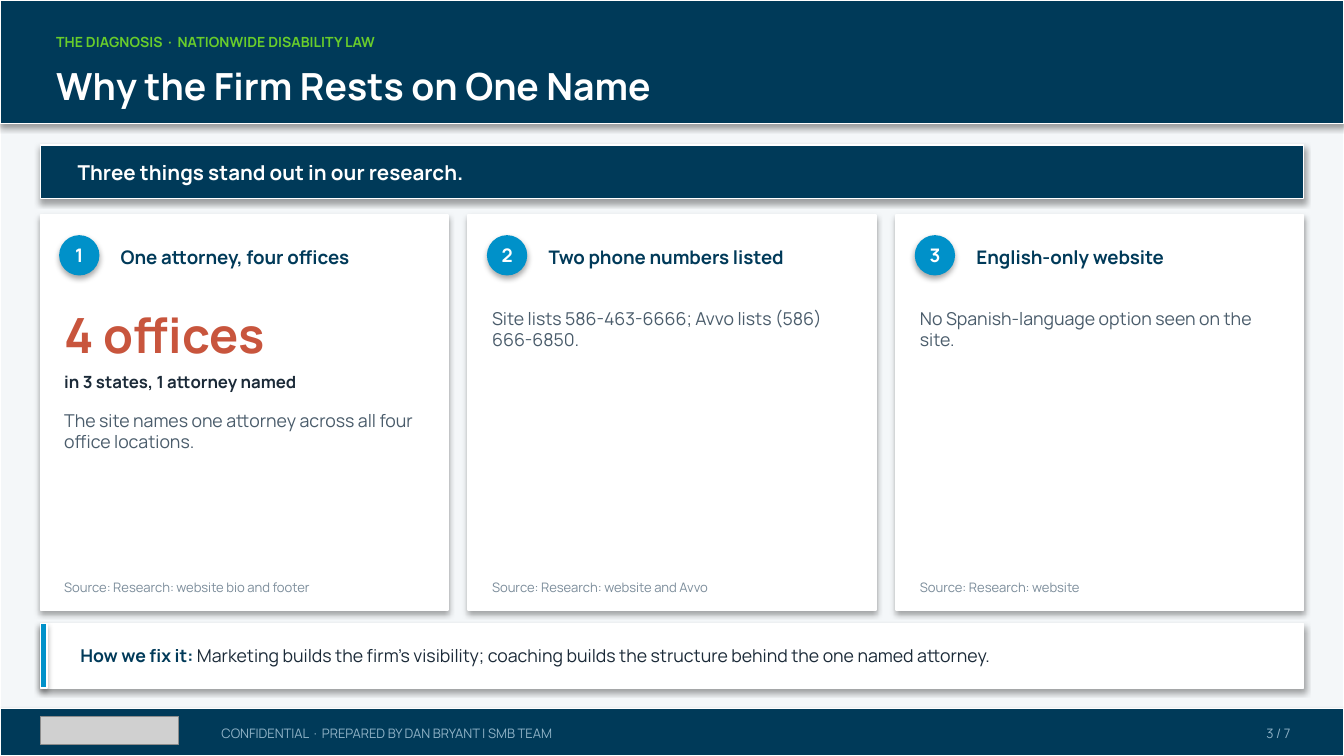
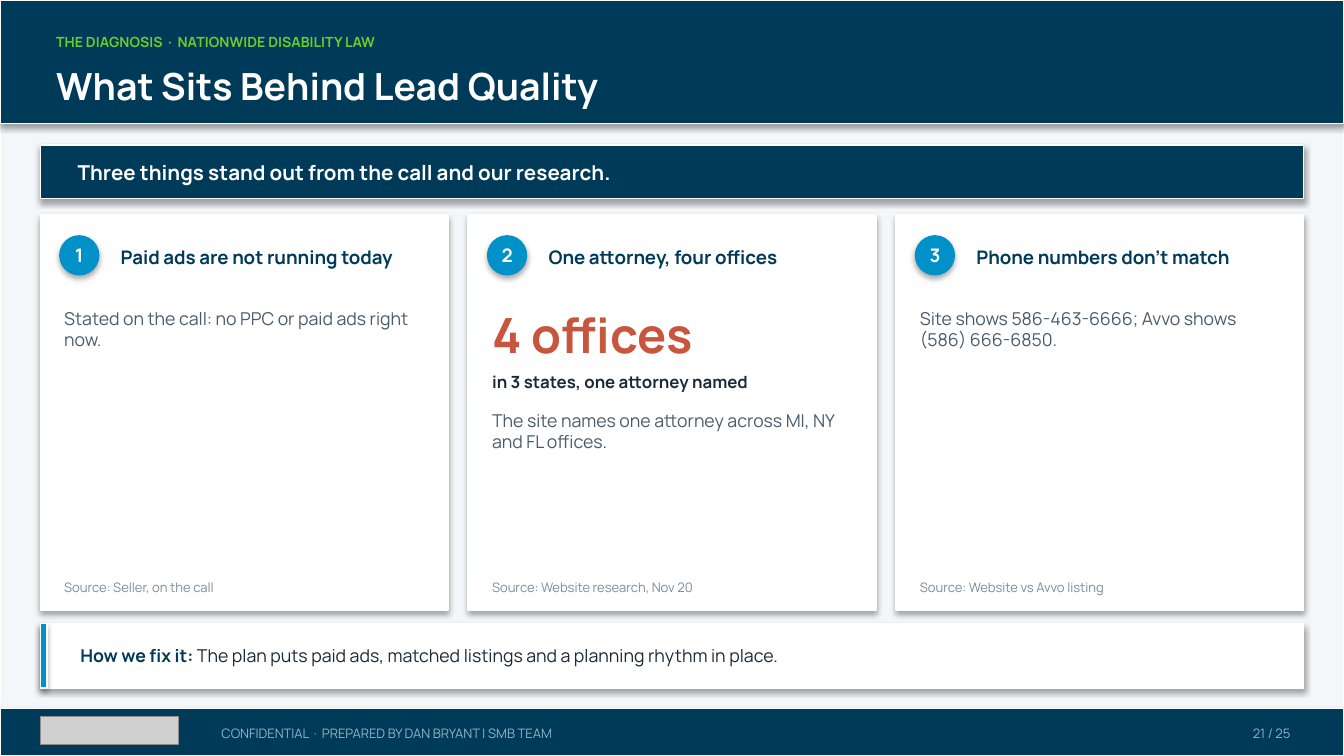
Before and after one commit to SMB-Team-Technology/workwith-smbteam, a slide deck: slide 21 of nationwide-disability-law/Nationwide Disability Law_November 20, 2026_Proposal.pptx (slide 3 before the commit). Drawn at 1344x756 pixels with LibreOffice and Linux fonts; fonts in the diff are those of the drawing; grey boxes stand for pictures. Boxes give left, top, right and bottom in pixels: in the first picture for what was removed or moved away, otherwise in the second. Text is boxed around its words. In the diff, an @@ line names an element or a change of style, - is before the commit and + after.

```diff
--- a/nationwide-disability-law/Nationwide Disability Law_November 20, 2026_Proposal.pptx
+++ b/nationwide-disability-law/Nationwide Disability Law_November 20, 2026_Proposal.pptx
@@ text at [56,72,598,109]: text changed @@
-Why the Firm Rests on One Name
+What Sits Behind Lead Quality
@@ text at [78,165,611,186]: text changed @@
-Three things stand out in our research.
+Three things stand out from the call and our research.
@@ text at [121,250,392,269]: text changed @@
-One attorney, four offices
+Paid ads are not running today
@@ text at [549,250,777,269]: text changed @@
-Two phone numbers listed
+One attorney, four offices
@@ text at [976,250,1229,265]: text changed @@
-English-only website
+Phone numbers don't match
@@ text "4 offices": place and size @@
-text "4 offices" at [64,317,265,354]
+text "4 offices" at [492,317,693,354]
@@ text added at [64,312,409,347], 9.5 pt, text #4A5C6B @@
+Stated on the call: no PPC or paid ads right now.
@@ text at [920,312,1236,349]: text changed @@
-No Spanish-language option seen on the site.
+Site shows 586-463-6666; Avvo shows (586) 666-6850.
@@ text at [492,375,748,392]: text changed @@
-in 3 states, 1 attorney named
+in 3 states, one attorney named
@@ text removed at [64,414,413,449] @@
-The site names one attorney across all four office locations.
@@ text at [492,414,835,449]: text changed @@
-Site lists 586-463-6666; Avvo lists (586) 666-6850.
+The site names one attorney across MI, NY and FL offices.
@@ text at [64,582,213,593]: text changed @@
-Source: Research: website bio and footer
+Source: Seller, on the call
@@ text at [492,582,692,593]: text changed @@
-Source: Research: website and Avvo
+Source: Website research, Nov 20
@@ text at [920,582,1104,595]: text changed @@
-Source: Research: website
+Source: Website vs Avvo listing
@@ text at [80,649,777,667]: text changed @@
-How we fix it: Marketing builds the firm's visibility; coaching builds the structure behind the one named attorney.
+How we fix it: The plan puts paid ads, matched listings and a planning rhythm in place.
@@ text at [1253,728,1290,738]: text changed @@
-3 / 7
+21 / 25
```
Also in this commit, not shown: 5 other slides changed, 18 slides added, 1 other file.
